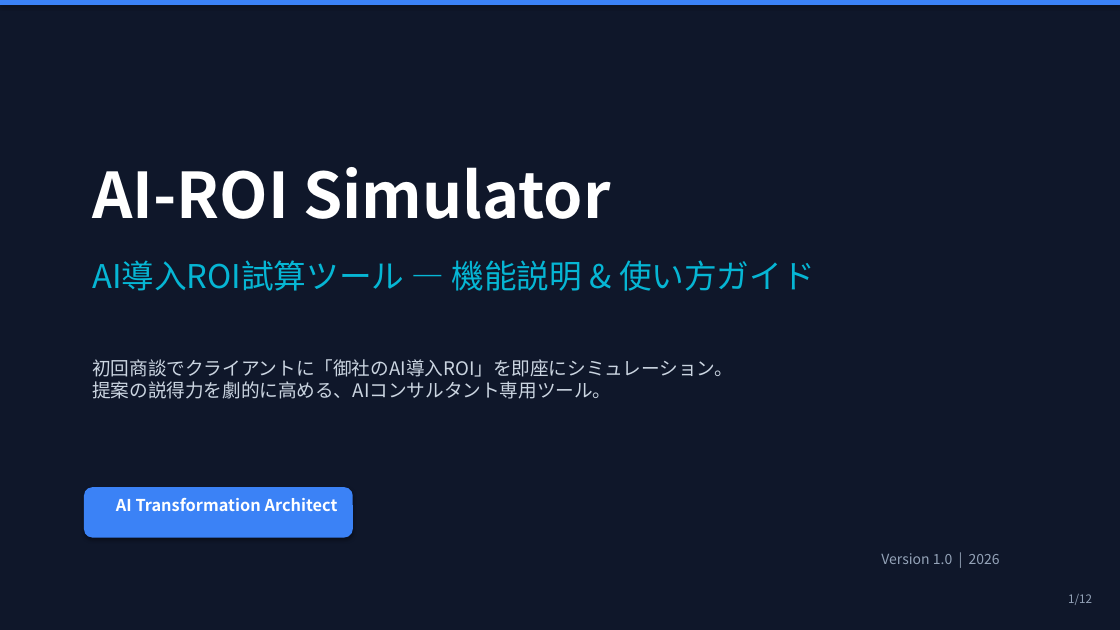
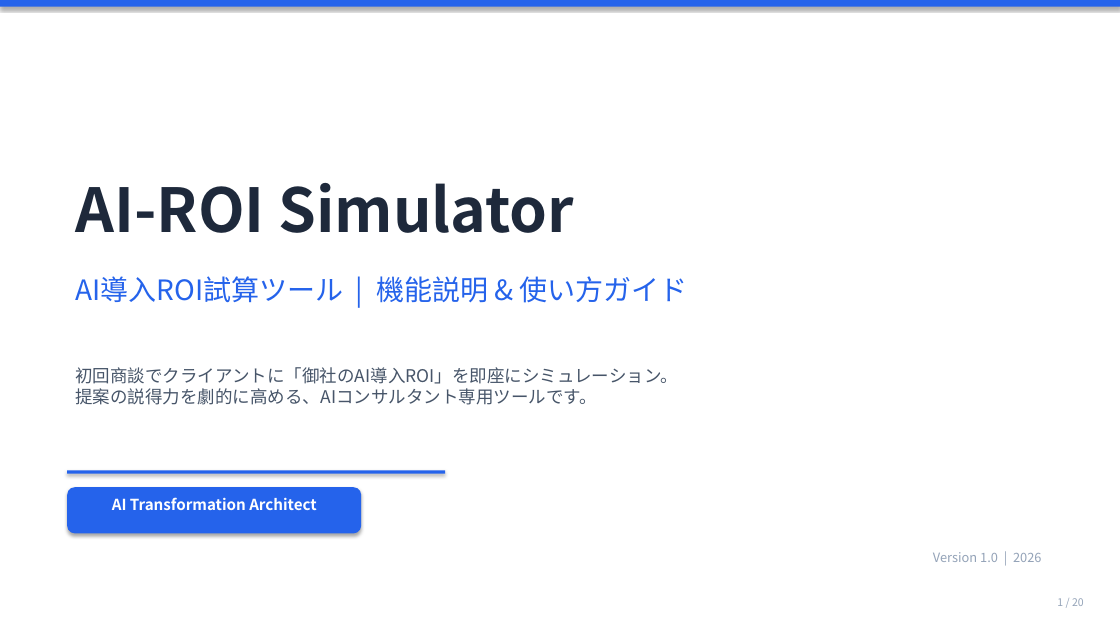
Before and after one commit to KazuyaMurayama/AI-ROI-simulator_v1, a slide deck: slide 1 of AI-ROI-Simulator_Guide.pptx. Drawn at 1120x630 pixels with LibreOffice and Linux fonts; fonts in the diff are those of the drawing. Boxes give left, top, right and bottom in pixels: in the first picture for what was removed or moved away, otherwise in the second. Text is boxed around its words. In the diff, an @@ line names an element or a change of style, - is before the commit and + after.

```diff
--- a/AI-ROI-Simulator_Guide.pptx
+++ b/AI-ROI-Simulator_Guide.pptx
@@ background #0F172A to #FFFFFF @@
@@ rectangle at [0,0,1120,7]: fill #3B82F6 to #2563EB @@
@@ text "AI-ROI Simulator": place and size @@
-text "AI-ROI Simulator" at [92,167,610,219]
+text "AI-ROI Simulator" at [75,183,574,233]
@@ text "AI-ROI Simulator" at [75,183,574,233]: size 54 to 52 pt, text colour #FFFFFF to #1E293B @@
@@ text at [75,276,688,303]: text changed; size 28 to 24 pt; text colour #06B6D4 to #2563EB @@
-AI導入ROI試算ツール — 機能説明 & 使い方ガイド
+AI導入ROI試算ツール | 機能説明 & 使い方ガイド
@@ text at [75,367,678,405]: text changed; size 16 to 15 pt; text colour #CBD5E1 to #475569 @@
-初回商談でクライアントに「御社のAI導入ROI」を即座にシミュレーション。
-提案の説得力を劇的に高める、AIコンサルタント専用ツール。
+初回商談でクライアントに「御社のAI導入ROI」を即座にシミュレーション。
+提案の説得力を劇的に高める、AIコンサルタント専用ツールです。
@@ rectangle added at [67,471,445,474], fill #2563EB @@
@@ rounded rectangle at [67,487,361,534]: fill #3B82F6 to #2563EB @@
@@ rounded rectangle: place and size @@
-rounded rectangle at [84,487,353,538]
+rounded rectangle at [67,487,361,534]
@@ text "AI Transformation Architect" at [112,497,316,510]: size 14 to 13 pt @@
@@ text "Version 1.0 | 2026": place and size @@
-text "Version 1.0 | 2026" at [881,553,1000,564]
+text "Version 1.0 | 2026" at [933,552,1042,562]
@@ text "Version 1.0 | 2026" at [933,552,1042,562]: size 12 to 11 pt @@
@@ text at [1057,598,1084,606]: text changed; size 10 to 9 pt @@
-1/12
+1 / 20
```
Also in this commit, not shown: 11 other slides changed, 8 slides added, 2 other files.
